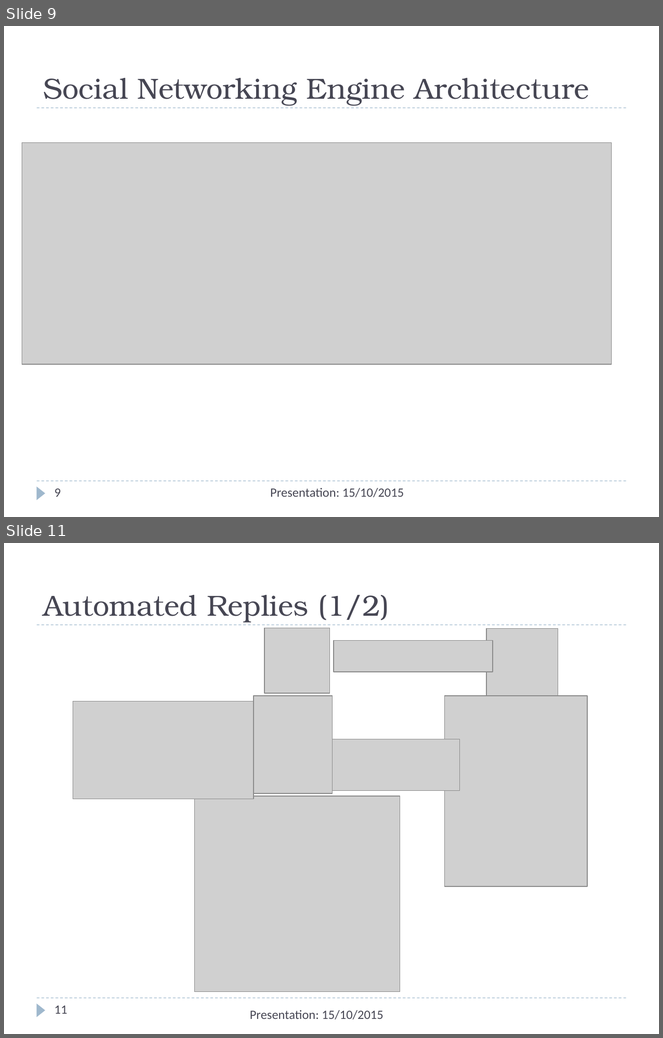
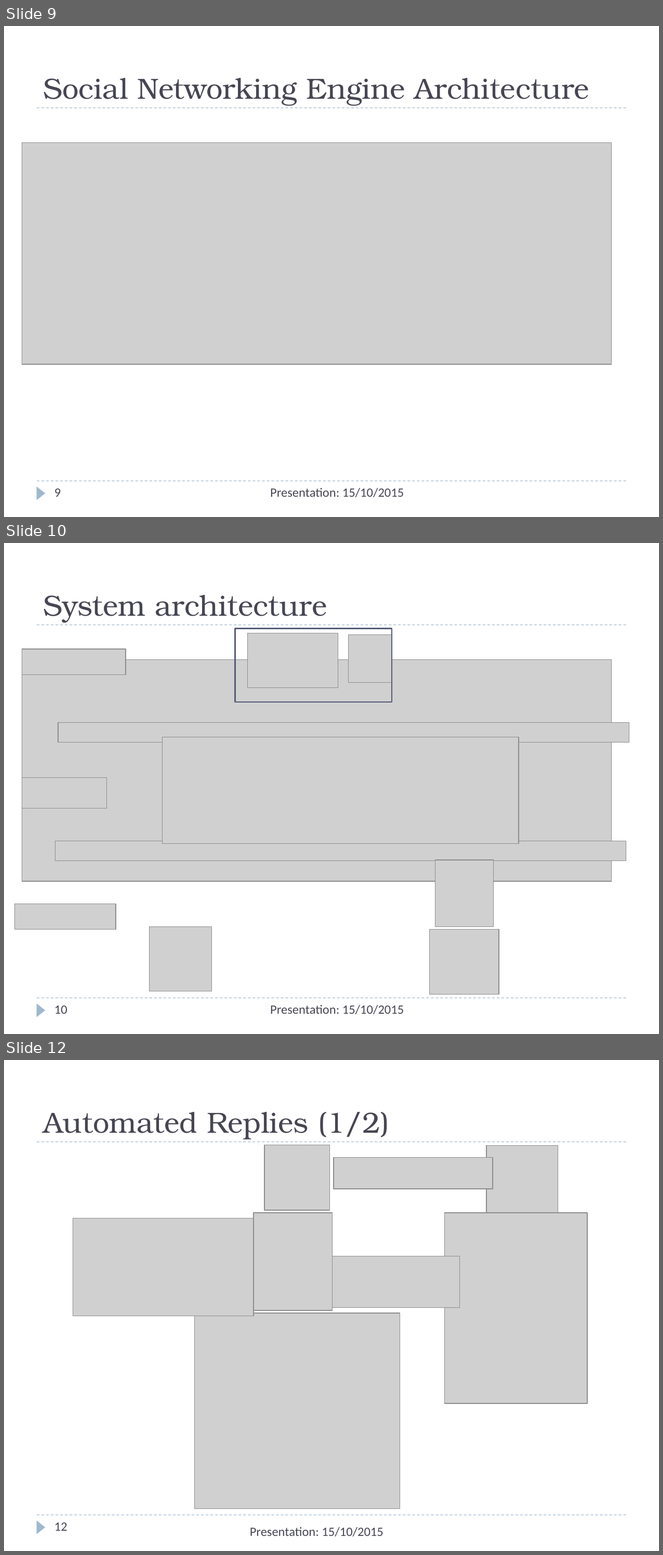
Before and after one commit to Christos-Papoulas/master_thesis, a slide deck: presentation/presentation.pptx. Shown one above the other, each under a label of ours: slides 9 and 11 before the commit, slides 9, 10 and 12 after it; the slides between them are not shown. The pictures are 663x1038 and 663x1555 pixels, drawn with LibreOffice and Linux fonts; fonts in the diff are those of the drawing; grey boxes stand for pictures. Boxes give left, top, right and bottom in pixels: in the first picture for what was removed or moved away, otherwise in the second. Text is boxed around its words. In the diff, an @@ line names an element or a change of style, - is before the commit and + after.

```diff
--- a/presentation/presentation.pptx
+++ b/presentation/presentation.pptx
@@ slide 10 added at (4,543,659,1034), background #FFFFFF; not listed: 3 template elements that a slide beside it also shows @@
@@ title added at (43,595,327,623), 32 pt, text #464653 @@
+System architecture
@@ rectangle added at (235,629,392,702), outline #545C79 1.5 pt @@
@@ picture added at (248,633,339,688) @@
@@ picture added at (349,635,392,682) @@
@@ picture added at (22,649,126,675) @@
@@ picture added at (22,659,612,882) @@
@@ picture added at (59,722,630,742) @@
@@ picture added at (163,737,519,845) @@
@@ picture added at (22,778,107,808) @@
@@ picture added at (55,841,626,861) @@
@@ picture added at (435,860,493,927) @@
@@ picture added at (15,904,116,929) @@
@@ picture added at (150,927,211,991) @@
@@ picture added at (430,929,500,994) @@
@@ page number added at (54,1006,67,1014), 14 pt, text #464653 @@
+10
@@ text added at (270,1005,404,1015), 14 pt, text #464653 @@
+Presentation: 15/10/2015
@@ what was slide 11 is now slide 12 @@
@@ page number at (54,1523,67,1531): text changed @@
-11
+12
```
Also in this commit, not shown: 2 slides changed, 9 other files.
